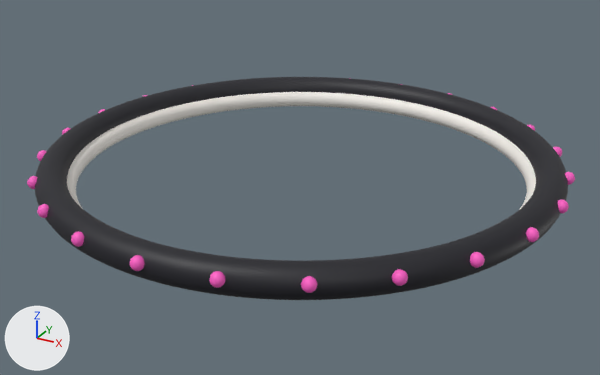
The glTF model public/models/hole_rim.glb, before and after one commit.
Both versions are drawn from a camera (50 mm lens) standing at (1.54, -2.81, 1.3) and looking at (0.02, -0.04, -0.09). Lighting does not change. The marker at lower left points along +X, +Y and +Z. The picture after the commit comes second. Where no turn or scale is listed for an object, it has been applied to the vertices.

The first picture shows 'hole_rim'.
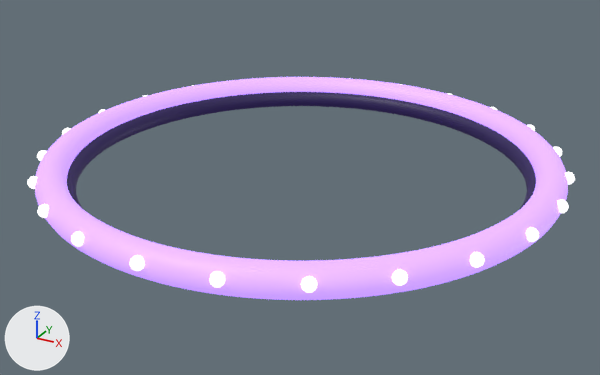
Location of each change, (x1, y1, x2, y2) in pixels of the pictures (600 x 375 px; the box of a moved part takes in the faces that stretch with it):
part 1 of me_hole_rim_004, moved or reshaped
    both: (37, 204, 539, 293)
part 2 of me_hole_rim_004, surface changed (grey to purple)
    both: (27, 77, 575, 300)

The change, as a list of edits to the scene's bpy script:
```text
Change me_hole_rim_004:
    where me_hole_rim_004.from_pydata(...)  # 6536 vertices, 12976 faces; spans x -1.08..1.08, y -1.08..1.08, z -0.07..0.07
    used by ob_hole_rim; location = (0.0, 0.0, 0.01)
    me_hole_rim_004 part 1: 606 of 6536 vertices moved; they spanned x -1.08..1.07, y -1.08..0.3, z 0.0..0.05 and now span x -1.08..1.07, y -1.08..0.3, z 0.0..0.05; mean shift (0.0, 0.0, 0.0); largest move (-0.53, -0.92, 0.05) -> (-0.53, -0.92, 0.0)
    me_hole_rim_004 part 2: 12264 kept faces spanning x -1.08..1.08, y -1.08..1.08, z -0.07..0.07 get new texture (UV) coordinates
```
